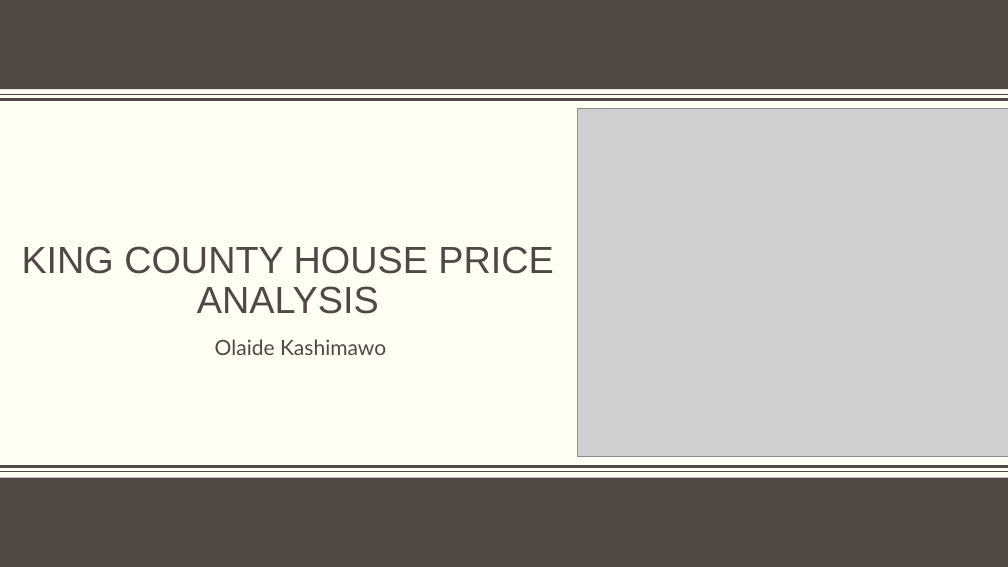
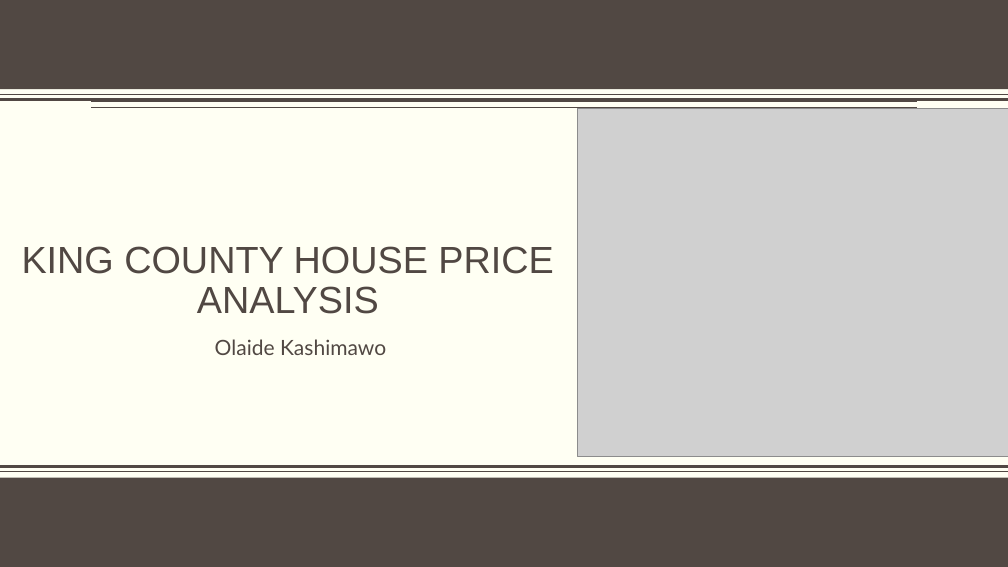
Before and after one commit to olaidekashimawo/King-County-House-Sales, a slide deck: slide 1 of King County House price Analysis - Copy.pptx. Drawn at 1008x567 pixels with LibreOffice and Linux fonts; fonts in the diff are those of the drawing; grey boxes stand for pictures; background and template pictures are left out. Boxes give left, top, right and bottom in pixels: in the first picture for what was removed or moved away, otherwise in the second. Text is boxed around its words. In the diff, an @@ line names an element or a change of style, - is before the commit and + after.

```diff
--- a/King County House price Analysis - Copy.pptx
+++ b/King County House price Analysis - Copy.pptx
@@ line added from (917, 108) to (91, 108), #514843 1 pt @@
```
Also in this commit, not shown: 6 other slides changed, 7 slides added, 2 slides removed, 2 other files.
